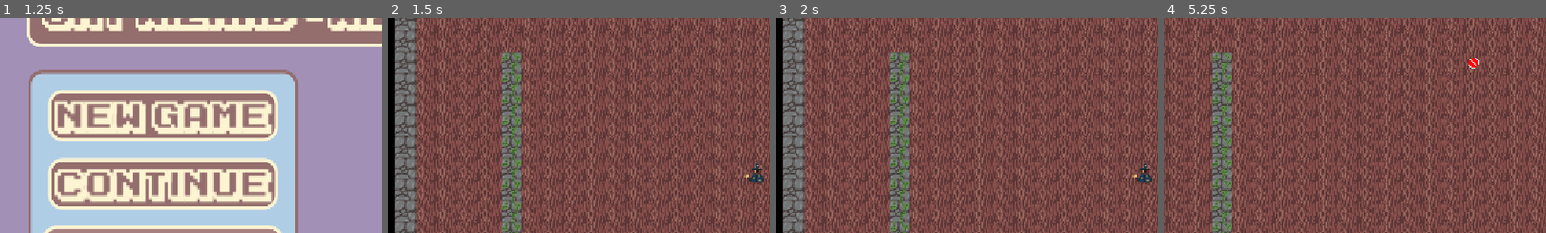
Above: before the commit, frames 1-4 (left to right).
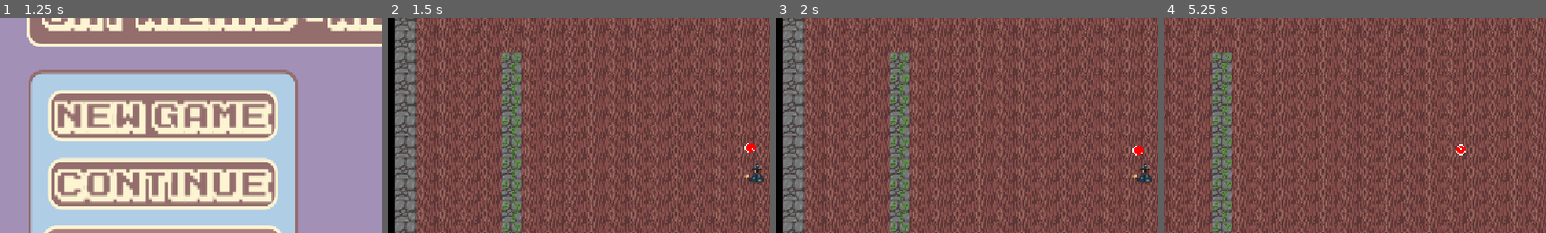
Above: after the commit, the same moments.

Repository: teganmy/wizard-cat-cat-wizard
Game: Godot game, scene res://main.tscn
Two runs of this game, one before a commit and one after it. Both use one fixed random seed, a clock stepped at 60 frames per second and the inputs below.
Inputs (mouse positions are % of the whole screen's width and height, from its top left):
- Up to frame 1 (1.25 s): click "Load" at 0.5 s
- Up to frame 2 (1.5 s): click "New Game" at 1.25 s
- Up to frame 3 (2 s): no input
- Up to frame 4 (5.25 s): tap Enter at 2 s; move the mouse to (72, 45) at 2.02 s; hold Right (player_right) 2.03-2.78 s; tap Space (fire) at 2.1, 3.6, 5.1 s; move the mouse to (30, 55) at 2.77 s; hold Down (player_down) 2.78-3.53 s; tap Shift (player_dodge) at 2.85, 4.35 s; move the mouse to (60, 28) at 3.52 s; hold Right (player_right) 3.53-4.28 s; move the mouse to (45, 70) at 4.27 s; hold W (player_up) 4.28-5.03 s; move the mouse to (80, 65) at 5.02 s; hold Left (player_left) from 5.03 s (still down)
The pictures show only the part of the screen within x 2-52%, y 14-64%; the shares and areas given below are measured in that part.

Frame 1 is identical in both runs. In frame 2, 0.1% of the frame differs, in the area x 93-97%, y 58-63%; in frame 3, 0.1%; in frame 4, 0.2%, in the area x 76-83%, y 18-64%.

Commit message:
Added basic loot object and tweaked tween creation

Diff:
--- a/wizard-cat-game/bullet.tscn
+++ b/wizard-cat-game/bullet.tscn
@@ -25,7 +25,7 @@
 shape = SubResource("CircleShape2D_gpvk7")
 
 [node name="Lifetime" type="Timer" parent="." unique_id=1453273292]
-wait_time = 10.0
+wait_time = 3.0
 one_shot = true
 autostart = true
 
--- a/wizard-cat-game/components/button_tween.gd
+++ b/wizard-cat-game/components/button_tween.gd
@@ -9,19 +9,19 @@
 func activate_button(button: NodePath) -> void:
 	var button_node = get_node(button)
 	button_node.pivot_offset_ratio = Vector2(0.5,0.5)
-	get_tree().create_tween().set_trans(transition).tween_property(button_node, "scale", hover_scale, anim_time)
+	create_tween().set_trans(transition).tween_property(button_node, "scale", hover_scale, anim_time)
 
 func deactivate_button(button: NodePath) -> void:
 	var button_node = get_node(button)
 	button_node.pivot_offset_ratio = Vector2(0.5,0.5)
-	get_tree().create_tween().set_trans(transition).tween_property(button_node, "scale", Vector2.ONE, anim_time)
+	create_tween().set_trans(transition).tween_property(button_node, "scale", Vector2.ONE, anim_time)
 
 func pressed_button(button: NodePath) -> void:
 	var button_node = get_node(button)
 	button_node.pivot_offset_ratio = Vector2(0.5,0.5)
-	get_tree().create_tween().set_trans(transition).tween_property(button_node, "scale", press_scale, anim_time)
+	create_tween().set_trans(transition).tween_property(button_node, "scale", press_scale, anim_time)
 
 func unpressed_button(button: NodePath) -> void:
 	var button_node = get_node(button)
 	button_node.pivot_offset_ratio = Vector2(0.5,0.5)
-	get_tree().create_tween().set_trans(transition).tween_property(button_node, "scale", hover_scale, anim_time)
+	create_tween().set_trans(transition).tween_property(button_node, "scale", hover_scale, anim_time)
--- a/wizard-cat-game/levels/level_1.tscn
+++ b/wizard-cat-game/levels/level_1.tscn
@@ -5,6 +5,7 @@
 [ext_resource type="PackedScene" uid="uid://6t34451gxrtm" path="res://player.tscn" id="3_bt44k"]
 [ext_resource type="Script" uid="uid://un6ien2ktj74" path="res://components/hitbox.gd" id="3_n46q3"]
 [ext_resource type="PackedScene" uid="uid://bbhvbmlbu1ne7" path="res://assets/hud.tscn" id="4_kx6l7"]
+[ext_resource type="PackedScene" uid="uid://cg7joxcmv8twv" path="res://loot.tscn" id="6_btoec"]
 
 [sub_resource type="RectangleShape2D" id="RectangleShape2D_gpvk7"]
 size = Vector2(48, 304)
@@ -35,3 +36,7 @@
 
 [node name="SpawnPoint" type="Marker2D" parent="." unique_id=1639797245]
 position = Vector2(544, 312)
+
+[node name="Loot" parent="." unique_id=1259611938 instance=ExtResource("6_btoec")]
+position = Vector2(536, 272)
+collision_mask = 3
--- /dev/null
+++ b/wizard-cat-game/loot.gd
@@ -0,0 +1,14 @@
+
+extends RigidBody2D
+
+@export var value: int = 1
+@onready var sprite := $Sprite2D
+
+func pick_up() -> int:
+	queue_free()
+	return value
+
+func _ready() -> void:
+	var tween := create_tween().set_loops(0).set_trans(Tween.TRANS_SINE)
+	tween.tween_property(sprite, "offset:y", 5, 0.75)
+	tween.tween_property(sprite, "offset:y", -5, 0.75)
--- /dev/null
+++ b/wizard-cat-game/loot.tscn
@@ -0,0 +1,24 @@
+[gd_scene format=3 uid="uid://cg7joxcmv8twv"]
+
+[ext_resource type="Script" uid="uid://d2gscfenmrqo2" path="res://loot.gd" id="1_e547a"]
+[ext_resource type="Texture2D" uid="uid://1x47pqeyrbca" path="res://assets/bullet_default.png" id="2_m0gsf"]
+
+[sub_resource type="PhysicsMaterial" id="PhysicsMaterial_e547a"]
+bounce = 0.5
+
+[sub_resource type="CircleShape2D" id="CircleShape2D_lfujy"]
+radius = 8.0
+
+[node name="Loot" type="RigidBody2D" unique_id=1259611938]
+collision_layer = 32
+physics_material_override = SubResource("PhysicsMaterial_e547a")
+gravity_scale = 0.0
+lock_rotation = true
+script = ExtResource("1_e547a")
+
+[node name="Sprite2D" type="Sprite2D" parent="." unique_id=1380986542]
+texture_filter = 1
+texture = ExtResource("2_m0gsf")
+
+[node name="CollisionShape2D" type="CollisionShape2D" parent="." unique_id=782363417]
+shape = SubResource("CircleShape2D_lfujy")
--- a/wizard-cat-game/player.gd
+++ b/wizard-cat-game/player.gd
@@ -34,7 +34,7 @@
 			if Input.is_action_just_pressed("player_dodge"):
 				_change_state(STATE.DODGE)
 			if dir != last_dir:
-				get_tree().create_tween().set_trans(Tween.TRANS_QUAD).tween_property(self, "velocity", speed * dir, 0.1)
+				create_tween().set_trans(Tween.TRANS_QUAD).tween_property(self, "velocity", speed * dir, 0.1)
 				last_dir = dir
 		STATE.DODGE:
 			velocity = dodge_dir * dodge_speed
--- a/wizard-cat-game/project.godot
+++ b/wizard-cat-game/project.godot
@@ -74,6 +74,7 @@
 2d_physics/layer_3="enemy"
 2d_physics/layer_4="player_hurt"
 2d_physics/layer_5="enemy_hurt"
+2d_physics/layer_6="loot"
 
 [physics]
 
Not shown, added: wizard-cat-game/loot.gd.uid
